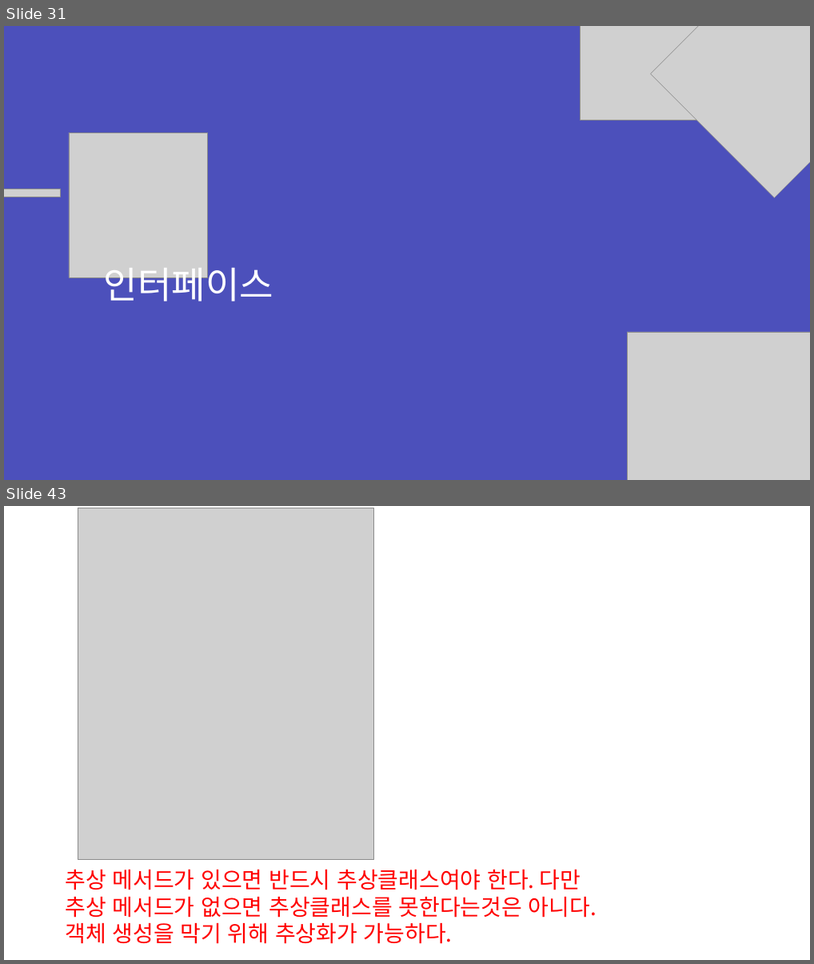
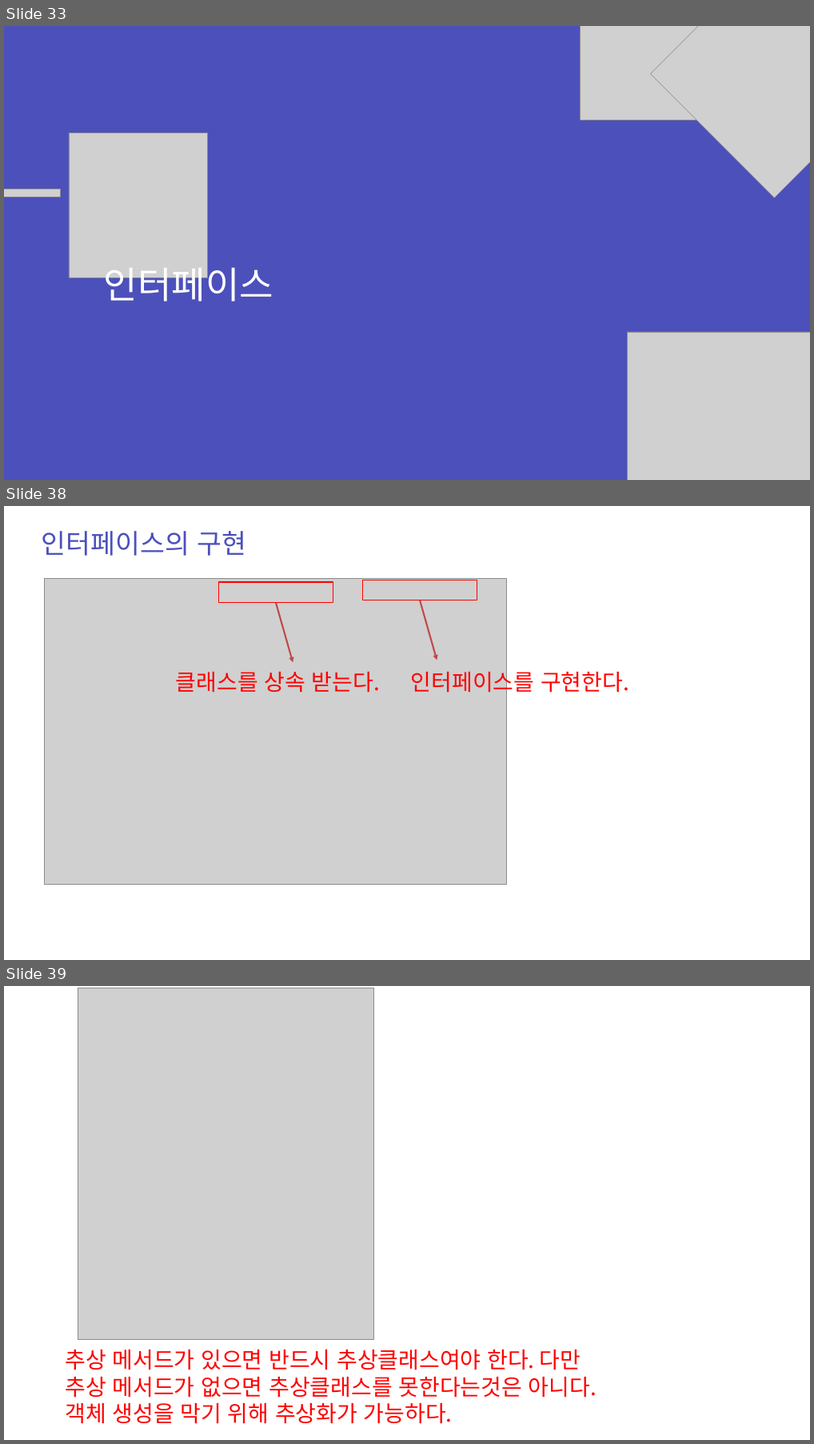
Before and after one commit to zest132/JavaLecture, a slide deck: JavaLecture/LectureFile/java 11강 인터페이스와다형성.pptx. Shown one above the other, each under a label of ours: slides 31 and 43 before the commit, slides 33, 38 and 39 after it; the slides between them are not shown. The pictures are 814x964 and 814x1444 pixels, drawn with LibreOffice and Linux fonts; fonts in the diff are those of the drawing; grey boxes stand for pictures. Boxes give left, top, right and bottom in pixels: in the first picture for what was removed or moved away, otherwise in the second. Text is boxed around its words. In the diff, an @@ line names an element or a change of style, - is before the commit and + after.

```diff
--- a/JavaLecture/LectureFile/java 11강 인터페이스와다형성.pptx
+++ b/JavaLecture/LectureFile/java 11강 인터페이스와다형성.pptx
@@ slide 38 added at bbox=[4, 506, 810, 960], background #FFFFFF @@
@@ text added at bbox=[42, 531, 247, 556], 48 pt, text #4C50BC @@
+인터페이스의 구현
@@ picture added at bbox=[44, 578, 507, 884] @@
@@ rectangle added at bbox=[219, 582, 333, 602], outline #FF0000 2 pt @@
@@ rectangle added at bbox=[363, 580, 477, 600], outline #FF0000 2 pt @@
@@ arrow added from (420, 600) to (437, 660), #BF4C48 3 pt @@
@@ arrow added from (276, 603) to (293, 662), #BF4C48 3 pt @@
@@ text added at bbox=[176, 672, 380, 692], 40 pt, text #FF0000 @@
+클래스를 상속 받는다.
@@ text added at bbox=[411, 668, 630, 696], 40 pt, text #FF0000 @@
+인터페이스를 구현한다.
@@ what was slide 31 is now slide 33 @@
@@ what was slide 43 is now slide 39 @@
```
Also in this commit, not shown: 3 slides changed, 7 other slides added, 13 slides removed, 13 other files.
